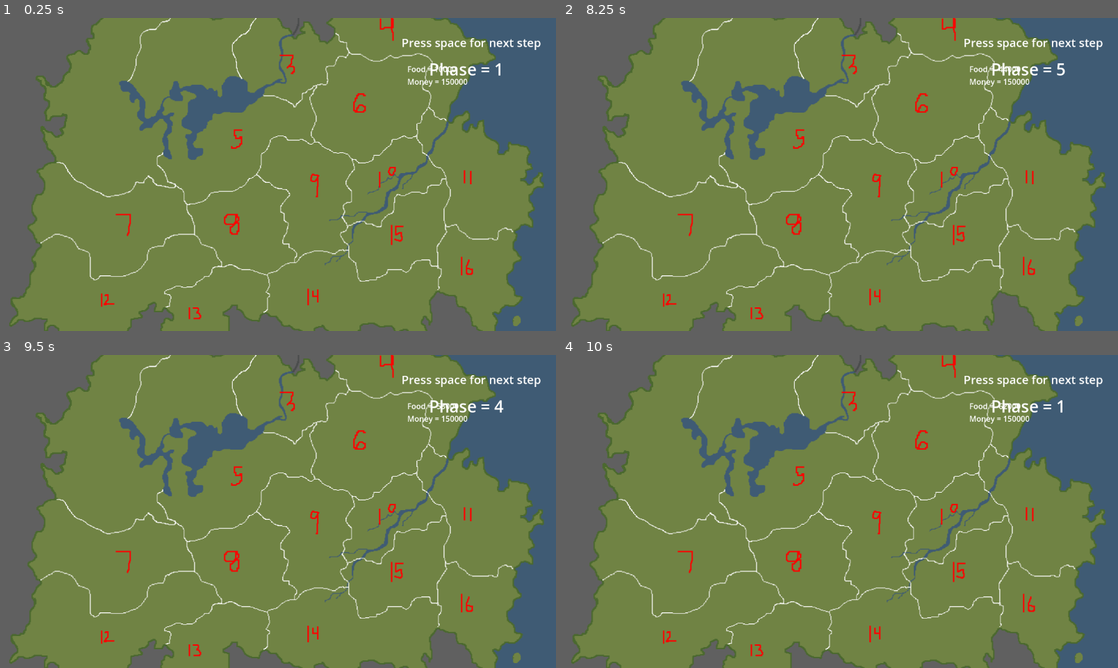
Above: before the commit, frames 1-4 (two rows, left to right).
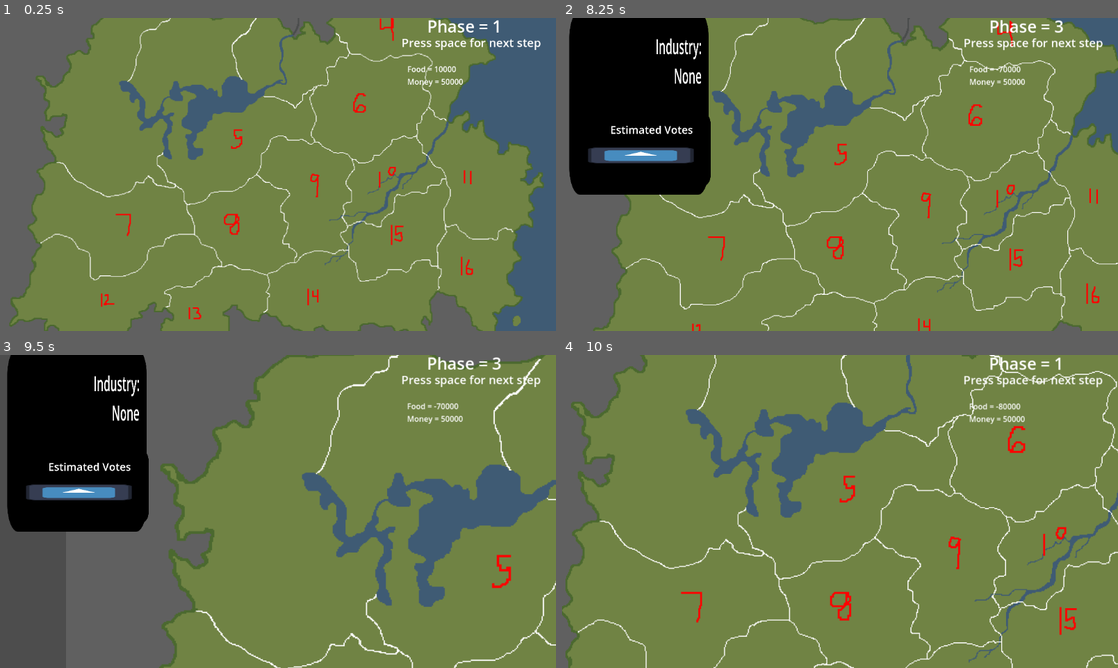
Above: after the commit, the same moments.

Repository: mccoogp/WeatherInc
Game: Godot game, scene res://world.tscn
Two runs of this game, one before a commit and one after it. Both use one fixed random seed, a clock stepped at 60 frames per second and the inputs below. The engine's default icon, where the game draws it, is replaced by a stand-in: a white triangle on a blue panel in a dark square.
Inputs (mouse positions are in pixels of both pictures, inside the frame that each line leads up to):
- Up to frame 1 (0.25 s): no input
- Up to frame 2 (8.25 s): tap Space at 0.5, 0.77, 1.07, 1.25, 1.52, 1.55, 1.82, 2, 3.02, 3.32, 3.5, 3.77, 3.8, 4.07, 4.25, 4.52, 4.82, 6.02, 6.05, 6.32, 7.52, 7.82 s; move the mouse to (812, 237) at 0.52 s; hold X 0.53-1.28 s; hold Right 0.53-2.03 s; click (812, 237) at 0.67 s; tap Enter at 0.8, 1.35, 3.05, 5.3, 5.85, 7.55 s; move the mouse to (1006, 221) at 1.27 s; click (1006, 221) at 1.42 s; move the mouse to (673, 127) at 2.02 s; hold Space 2.03-2.78 s; hold Left 2.03-4.28 s; click (673, 127) at 2.17 s; tap X at 2.3, 2.85, 4.55, 6.8, 7.35 s; move the mouse to (867, 174) at 2.77 s; click (867, 174) at 2.92 s; move the mouse to (756, 96) at 3.52 s; hold Enter 3.53-4.28 s; click (756, 96) at 3.67 s; move the mouse to (962, 158) at 4.27 s; hold Right 4.28-8.03 s; tap Backspace at 4.35 s; click (962, 158) at 4.42 s; move the mouse to (728, 190) at 5.02 s; hold X 5.03-5.78 s; click (728, 190) at 5.17 s; move the mouse to (895, 105) at 5.77 s; click (895, 105) at 5.92 s; move the mouse to (812, 237) at 6.52 s; hold Space 6.53-7.28 s; click (812, 237) at 6.67 s; move the mouse to (1006, 221) at 7.27 s; click (1006, 221) at 7.42 s; move the mouse to (673, 127) at 8.02 s; hold Left from 8.03 s (still down); hold Enter from 8.03 s (still down); click (673, 127) at 8.17 s
- Up to frame 3 (9.5 s): keep holding Left; tap Space at 8.3, 9.02, 9.32 s; move the mouse to (305, 511) at 8.77 s; release Enter at 8.78 s; tap Backspace at 8.85 s; click (305, 511) at 8.92 s; tap X at 9.05 s
- Up to frame 4 (10 s): move the mouse to (756, 433) at 9.52 s; release Left at 9.53 s; hold Right from 9.53 s (still down); hold X from 9.53 s (still down); click (756, 433) at 9.67 s; tap Space at 9.77 s; tap Enter at 9.8 s

The runs differ from the first frame. In frame 1, 0.7% of the frame differs, in the area x 41-90%, y 0-29%; in frame 2, 38%; in frame 3, 55%, in the area x 1-100%, y 0-100%; in frame 4, 28%.

Commit message:
worked on industries

Diff:
--- a/district.gd
+++ b/district.gd
@@ -4,6 +4,7 @@
 @export var water = false
 @export var population = 1000
 @export var productivity = 1
+var setup = 1
 var product = []
 var clicked = false
 
@@ -12,6 +13,7 @@
 
 @export var image: Texture
 
+
 func _ready() -> void:
 	$Main.texture = image
 
@@ -19,3 +21,6 @@
 	$ProductionImage.texture = null
 	for prod in product:
 		$ProductionImage.texture = load("res://icons/" + prod + ".png")
+
+func _process(delta: float) -> void:
+	$ProductionImage.modulate = Color(setup,setup,setup)
--- a/project.godot
+++ b/project.godot
@@ -18,4 +18,3 @@
 [display]
 
 window/stretch/mode="viewport"
-window/stretch/aspect="expand"
--- a/world.gd
+++ b/world.gd
@@ -9,10 +9,11 @@
 var foodprod = 0
 var phase = 1
 var food = 10000
-var money = 150000
+var money = 50000
+
 # Called when the node enters the scene tree for the first time.
 func _ready() -> void:
-	$Label4.text = "Food = " + str(food) + "\nMoney = " + str(money)
+	$Label2/Label4.text = "Food = " + str(food) + "\nMoney = " + str(money)
 	pass
 
 
@@ -24,7 +25,7 @@
 var curprod = 0
 var checkprod = false
 var factories = 0
-
+var activatefact = false
 
 var frame = 0
 
@@ -50,17 +51,29 @@
 
 				phase += 1
 
-				if phase == 6:
+				if phase == 5:
+					factories = 0
 					totalpop = 0
 					foodprod = 0
 					for district in 9:
 						totalpop += districts[district].population
-						if "grain" in districts[district].product or "meat" in districts[district].product or "fish" in districts[district].product:
+						if "grain" in districts[district].product:
 							foodprod += 3 * districts[district].productivity * districts[district].population
+						if "meat" in districts[district].product or "fish" in districts[district].product:
+							foodprod += 5 * districts[district].productivity * districts[district].population * districts[district].setup
+							districts[district].setup = 1
+						if "factory" in districts[district].product:
+							factories += 1
+							activatefact = true
+							districts[district].setup = 1
+						if "oil" in districts[district].product:
+							districts[district].setup = 1
+						if "research" in districts[district].product:
+							districts[district].setup = 1
 					food += foodprod - totalpop
+					money += foodprod
 					phase = 1
-				$Label.text = "Phase = " + str(phase)
-				$Label4.text = "Food = " + str(food) + "\nMoney = " + str(money)
+
 		if phase == 3:
 			if zoom == -1:
 				curprod = 0
@@ -77,8 +90,11 @@
 					if Input.is_key_pressed(KEY_LEFT):
 						curprod -= 1
 					if Input.is_key_pressed(KEY_LEFT) or Input.is_key_pressed(KEY_RIGHT):
+						if curprod == -1:
+							curprod = len(posprod)
 						if curprod == len(posprod):
 							curprod = 0
+
 						if curprod == 0:
 							$DistrictMenu/Industry/Sprite2D.texture = null
 							$DistrictMenu/Industry/Label.text = "Industry:
@@ -113,7 +129,7 @@
 										$DistrictMenu/Industry/Label2.text = "Reuirements not met"
 										$DistrictMenu/Industry/Label2.get_label_settings().font_color = Color.RED
 									$DistrictMenu/Popularity.extra += 2
-								if posprod[curprod] == "factory":
+								elif posprod[curprod] == "factory":
 									$DistrictMenu/Industry/Label.text += "
 									Cost: $100,000"
 									$DistrictMenu/Popularity.extra += 2
@@ -123,7 +139,7 @@
 									else:
 										$DistrictMenu/Industry/Label2.text = "Reuirements not met"
 										$DistrictMenu/Industry/Label2.get_label_settings().font_color = Color.RED
-								if posprod[curprod] == "oil":
+								elif posprod[curprod] == "oil":
 									$DistrictMenu/Industry/Label.text += "
 									Requires: 1 factory"
 									$DistrictMenu/Popularity.extra += 2
@@ -133,7 +149,7 @@
 									else:
 										$DistrictMenu/Industry/Label2.text = "Reuirements not met"
 										$DistrictMenu/Industry/Label2.get_label_settings().font_color = Color.RED
-								if posprod[curprod] == "research":
+								elif posprod[curprod] == "research":
 									$DistrictMenu/Industry/Label.text += "
 									Cost: $500,000
 									Requires 1 factory"
@@ -144,6 +160,8 @@
 										$DistrictMenu/Industry/Label2.text = "Reuirements not met"
 										$DistrictMenu/Industry/Label2.get_label_settings().font_color = Color.RED
 									$DistrictMenu/Popularity.extra += 3
+								else:
+									$DistrictMenu/Industry/Label2.text = ""
 					if curprod > 0:
 						if Input.is_key_pressed(KEY_X):
 							if posprod[curprod] in districts[zoom].product:
@@ -176,15 +194,39 @@
 									if posprod[curprod] == "research":
 										$DistrictMenu/Industry/Label.text += "
 										Cost: $500,000
-										Requires 1 factory"
+										Requires: 1 factory"
 										$DistrictMenu/Popularity.extra += 2
 						if Input.is_key_pressed(KEY_ENTER):
 							if len(districts[zoom].product) == 0:
-								districts[zoom].product.append(posprod[curprod])
-								$DistrictMenu/Industry/Label.text = "Industry:
-								" + posprod[curprod]
-								$DistrictMenu/Industry/Label.text += "
-								Press x to remove"
+								var changed = false
+								if posprod[curprod] == "grain":
+									changed = true
+								if posprod[curprod] == "meat":
+									changed = true
+									districts[zoom].setup = 0
+								if posprod[curprod] == "fish" and districts[zoom].water == true:
+									changed = true
+								if posprod[curprod] == "factory" and money >= 100000:
+									districts[zoom].setup = 0
+									money -= 100000
+									changed = true
+								if posprod[curprod] == "oil" and factories > 0:
+									districts[zoom].setup = 0
+									factories -= 1
+									changed = true
+								if posprod[curprod] == "research" and factories > 0 and money >= 500000:
+									districts[zoom].setup = 0
+									factories -= 1
+									money -= 500000
+									changed = true
+
+								if changed == true:
+									districts[zoom].product.append(posprod[curprod])
+									$DistrictMenu/Industry/Label.text = "Industry:
+									" + posprod[curprod]
+									$DistrictMenu/Industry/Label.text += "
+									Press x to remove"
+
 				if event is InputEventMouseButton:
 					if event.button_index == MOUSE_BUTTON_LEFT and event.pressed:
 						if districts[zoom].clicked == false and $DistrictMenu.anyclicked == false:
@@ -194,6 +236,12 @@
 							for district in 9:
 								if districts[district].clicked == true:
 									districts[district].clicked = false
+							$DistrictMenu/Industry/Sprite2D.texture = null
+							$DistrictMenu/Industry/Label.text = "Industry:
+							None"
+							$DistrictMenu/Popularity.extra = 0
+							$DistrictMenu/Industry/Label2.text = ""
+
 						if $DistrictMenu.industry_clicked == true:
 							frame = 1
 							$Camera2D.position = Vector2(1920, 297)
@@ -208,6 +256,10 @@
 				$DistrictMenu.industry_clicked = false
 
 func _process(delta: float) -> void:
+	$Label2/Label.text = "Phase = " + str(phase)
+	$Label2/Label4.text = "Food = " + str(food) + "\nMoney = " + str(money)
+	if activatefact:
+		$Label2/Label4.text += "\nFactories = " + str(factories)
 	if frame == 0:
 		#print($Camera2D.zoom, $Camera2D.position)
 		#print(camerazoom, cameracenter)
--- a/world.tscn
+++ b/world.tscn
@@ -8,6 +8,7 @@
 [ext_resource type="Texture2D" uid="uid://ci40uw4qw76ht" path="res://Box.png" id="4_r5mvf"]
 [ext_resource type="Texture2D" uid="uid://chk56xbm72gq8" path="res://ogpc_map/map2.png" id="5_java2"]
 [ext_resource type="Script" path="res://district_menu.gd" id="5_s2cnt"]
+[ext_resource type="Texture2D" uid="uid://stjlvyolph21" path="res://ogpc_map/map3.png" id="6_dnp75"]
 [ext_resource type="Script" path="res://industry_menu_clicked.gd" id="6_ttn6t"]
 [ext_resource type="Script" path="res://popularity.gd" id="7_b887d"]
 [ext_resource type="Script" path="res://label_2.gd" id="7_vefmc"]
@@ -15,15 +16,15 @@
 [sub_resource type="LabelSettings" id="LabelSettings_j4inj"]
 font_size = 24
 
+[sub_resource type="LabelSettings" id="LabelSettings_1erbk"]
+font_size = 34
+
 [sub_resource type="LabelSettings" id="LabelSettings_afd1u"]
 font_size = 70
 
 [sub_resource type="LabelSettings" id="LabelSettings_1rgr7"]
 font_size = 70
 font_color = Color(1, 1, 3.226, 1)
-
-[sub_resource type="LabelSettings" id="LabelSettings_1erbk"]
-font_size = 34
 
 [sub_resource type="LabelSettings" id="LabelSettings_7wjru"]
 font_size = 40
@@ -41,6 +42,7 @@
 position = Vector2(23, 91)
 scale = Vector2(67, 67)
 water = true
+population = 2000
 center = Vector2(60, 150)
 zoom = 1.75
 image = ExtResource("4_nrn2x")
@@ -55,8 +57,12 @@
 image = ExtResource("5_java2")
 
 [node name="District3" parent="." instance=ExtResource("2_41llr")]
-position = Vector2(413, 84)
+position = Vector2(399, 9)
+scale = Vector2(67, 67)
 DistrictNumber = 3
+center = Vector2(410, 50)
+zoom = 3.5
+image = ExtResource("6_dnp75")
 
 [node name="District4" parent="." instance=ExtResource("2_41llr")]
 position = Vector2(87, 238)
@@ -94,6 +100,20 @@
 size_flags_horizontal = 6
 text = "Press space for next step"
 label_settings = SubResource("LabelSettings_j4inj")
+
+[node name="Label" type="Label" parent="Label2"]
+offset_left = 53.0
+offset_top = -41.0
+offset_right = 249.0
+offset_bottom = 13.0
+text = "Phase = 1"
+label_settings = SubResource("LabelSettings_1erbk")
+
+[node name="Label4" type="Label" parent="Label2"]
+offset_left = 12.0
+offset_top = 60.0
+offset_right = 303.0
+offset_bottom = 135.0
 
 [node name="DistrictMenu" type="Sprite2D" parent="."]
 position = Vector2(-49, 63)
@@ -167,14 +187,6 @@
 [node name="Camera2D" type="Camera2D" parent="."]
 position = Vector2(420, 297)
 
-[node name="Label" type="Label" parent="."]
-offset_left = 733.0
-offset_top = 55.0
-offset_right = 929.0
-offset_bottom = 109.0
-text = "Phase = 1"
-label_settings = SubResource("LabelSettings_1erbk")
-
 [node name="Label3" type="Label" parent="."]
 offset_left = 1370.0
 offset_top = 2.0
@@ -184,9 +196,3 @@
 text = "Possible Industries:
 Meat: blah blah blah"
 label_settings = SubResource("LabelSettings_7wjru")
-
-[node name="Label4" type="Label" parent="."]
-offset_left = 688.0
-offset_top = 67.0
-offset_right = 979.0
-offset_bottom = 142.0
Not shown: 1 places in world.tscn that only renumber resources
